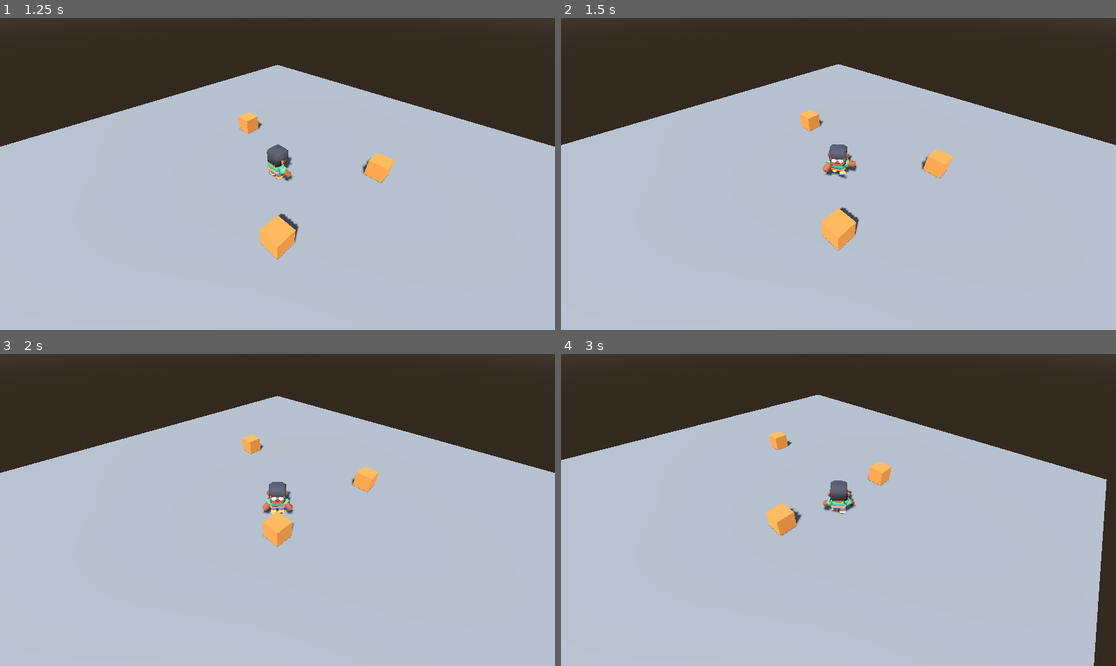
Above: before the commit, frames 1-4 (two rows, left to right).
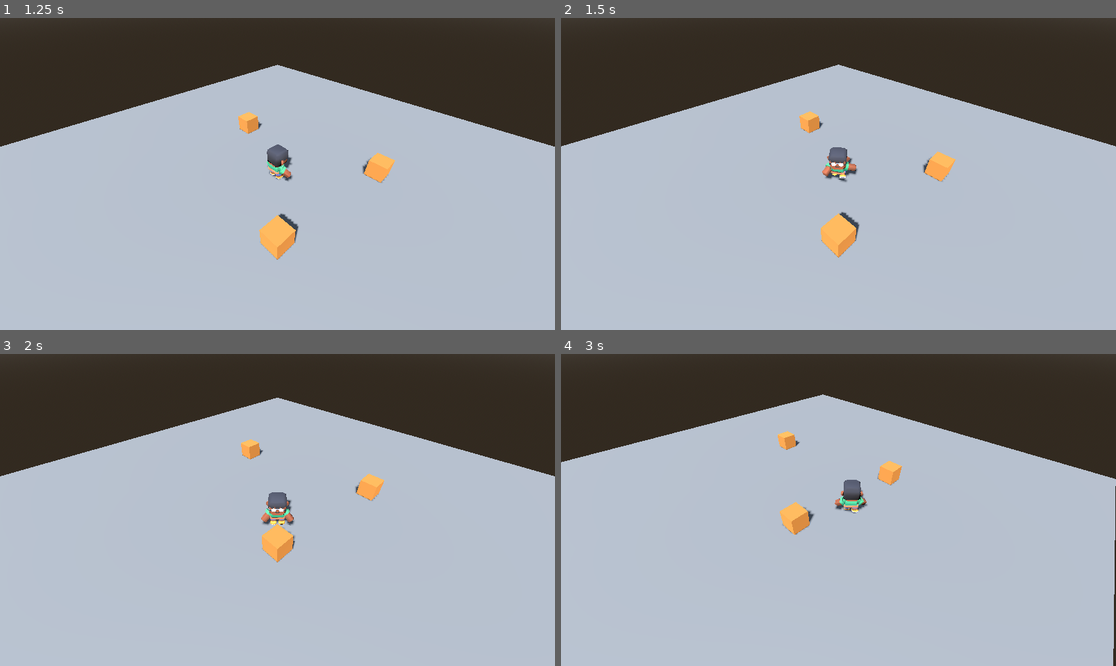
Above: after the commit, the same moments.

Repository: lunisgit-hub/The-Lost-Library
Game: Godot game, scene res://main.tscn
Same seed, same stepped clock (60 frames per second), same inputs: the game is played once before the commit and once after it.
Inputs:
- Up to frame 1 (1.25 s): tap Enter at 0.5 s; hold D (move_right) from 0.53 s (still down); hold C (combate) from 0.53 s (still down)
- Up to frame 2 (1.5 s): tap Space at 1.25 s; release D (move_right) at 1.28 s; release C (combate) at 1.28 s; hold S (move_down) from 1.28 s (still down); tap Shift (correr) at 1.35 s
- Up to frame 3 (2 s): keep holding S (move_down)
- Up to frame 4 (3 s): release S (move_down) at 2.03 s; hold D (move_right) 2.03-2.78 s; tap Ctrl (rodar) at 2.1 s; hold W (move_up) from 2.78 s (still down); tap C (combate) at 2.85 s

Frame 1 is identical in both runs. In frame 2, 1.3% of the frame differs, in the area x 0-100%, y 14-77%; in frame 3, 2.3%; in frame 4, 3.9%, in the area x 0-100%, y 12-100%.

Commit message:
T8 N2 - Tarea A - camara con suavizado

Diff:
--- a/camara_sigue.gd
+++ b/camara_sigue.gd
@@ -2,6 +2,7 @@
 
 @export var objetivo: Node3D
 @export var distancia = Vector3(6, 8, 6)
+@export var suavizado = 4.0
 
 func _ready():
 	top_level = true
@@ -9,4 +10,5 @@
 	look_at_from_position(objetivo.global_position + distancia, objetivo.global_position)
 
 func _physics_process(delta):
-	global_position = objetivo.global_position + distancia
+	var destino = objetivo.global_position + distancia
+	global_position = global_position.lerp(destino, suavizado * delta)
